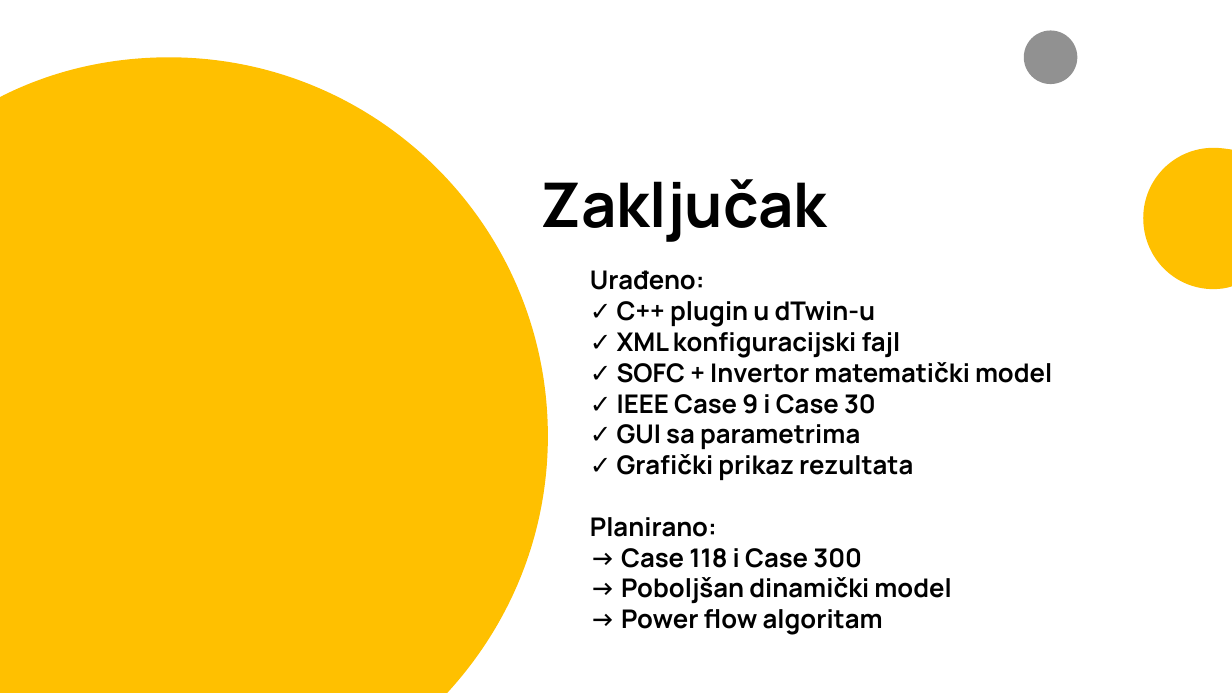
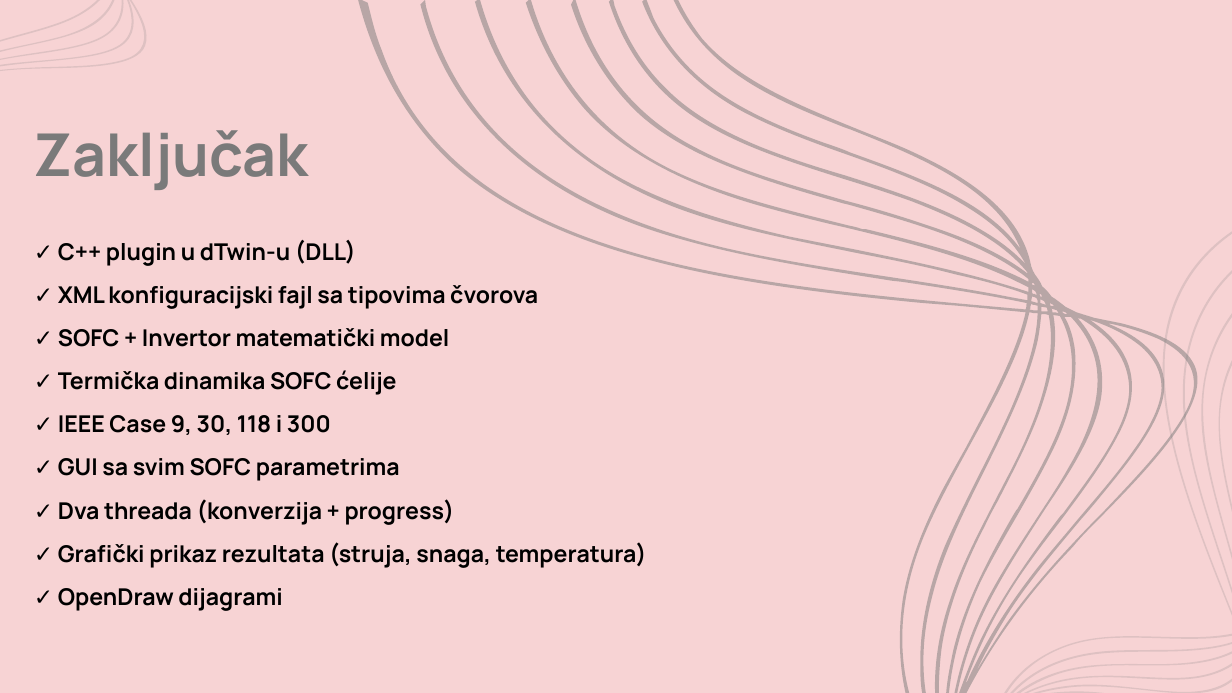
Before and after one commit to esmajun/SREES_2026_Junuzovic_SOFC_INV, a slide deck: slide 9 of presentation/SOFC_INV_Prezentacija.pptx. Drawn at 1232x693 pixels with LibreOffice and Linux fonts; fonts in the diff are those of the drawing. Boxes give left, top, right and bottom in pixels: in the first picture for what was removed or moved away, otherwise in the second. Text is boxed around its words. In the diff, an @@ line names an element or a change of style, - is before the commit and + after.

```diff
--- a/presentation/SOFC_INV_Prezentacija.pptx
+++ b/presentation/SOFC_INV_Prezentacija.pptx
@@ background #FFFFFF to #F7D3D4 @@
@@ freeform shape added at [0, 0, 147, 71], fill #7A7A7A at 20% opacity @@
@@ freeform shape added at [364, 0, 1198, 693], fill #7A7A7A at 50% opacity @@
@@ freeform shape removed at [0, 57, 548, 693] @@
@@ ellipse removed at [1024, 30, 1078, 84] @@
@@ title "Zaključak": place and size @@
-title "Zaključak" at [540, 179, 826, 242]
+title "Zaključak" at [34, 130, 308, 190]
@@ title "Zaključak" at [34, 130, 308, 190]: size 48 to 46 pt, text colour #000000 to #7A7A7A; vertical alignment middle to top @@
@@ freeform shape removed at [1143, 148, 1232, 289] @@
@@ text "✓ C++ plugin u dTwin-u ...": place and size @@
-text "✓ C++ plugin u dTwin-u ..." at [590, 270, 1052, 635]
+text "✓ C++ plugin u dTwin-u ..." at [58, 240, 647, 611]
@@ freeform shape added at [1005, 231, 1232, 693], fill #7A7A7A at 20% opacity @@
@@ text at [58, 240, 538, 309]: text changed; size 20 to 18 pt @@
-Urađeno:
-✓ C++ plugin u dTwin-u
-✓ XML konfiguracijski fajl
+✓ C++ plugin u dTwin-u (DLL)
+✓ XML konfiguracijski fajl sa tipovima čvorova
@@ text at [58, 328, 449, 347]: size 20 to 18 pt in "✓ SOFC + Invertor matematički model"; more space between paragraphs @@
@@ text at [58, 370, 647, 611]: text changed; size 20 to 18 pt @@
-✓ IEEE Case 9 i Case 30
-✓ GUI sa parametrima
-✓ Grafički prikaz rezultata
-Planirano:
-→ Case 118 i Case 300
-→ Poboljšan dinamički model
-→ Power flow algoritam
+✓ Termička dinamika SOFC ćelije
+✓ IEEE Case 9, 30, 118 i 300
+✓ GUI sa svim SOFC parametrima
+✓ Dva threada (konverzija + progress)
+✓ Grafički prikaz rezultata (struja, snaga, temperatura)
+✓ OpenDraw dijagrami
```
Also in this commit, not shown: 6 other slides changed, 3 slides added, 4 slides removed, 8 other files.
